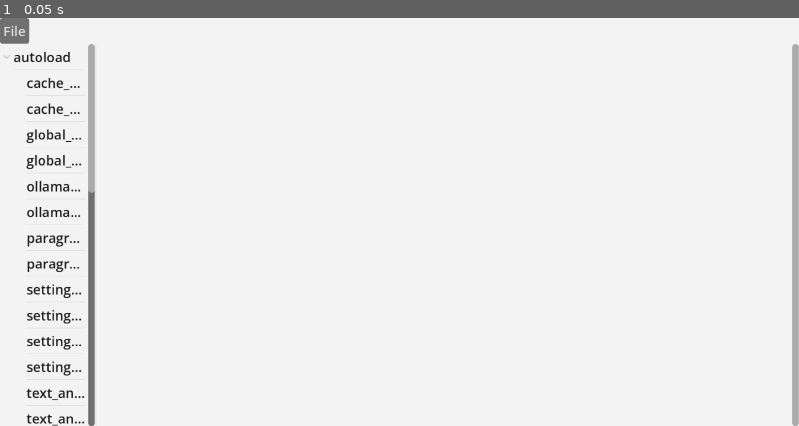
Above: before the commit, frame 1.
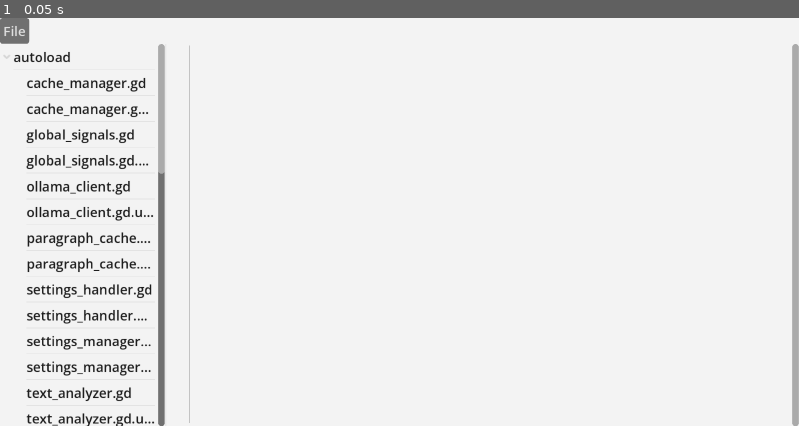
Above: after the commit, the same moment.

Repository: olafjanssen/snorfeld
Game: Godot game, scene res://scenes/editor.tscn
The game is run twice, just before and just after one commit, with the same random seed, the same clock (stepped at 60 frames per second) and the same inputs.
Inputs:
- Up to frame 1 (0.05 s): no input

The runs differ from the first frame. In frame 1, 3.2% of the frame differs, in the area x 8-24%, y 6-100%.

Commit message:
Add code highlighting for dialogue markdown

Diff:
--- /dev/null
+++ b/scenes/code_edit.gd
@@ -0,0 +1,12 @@
+extends CodeEdit
+
+func _ready():
+	var highlighter = load("res://scripts/markdown_highlighter.gd").new()
+	syntax_highlighter = highlighter
+
+	GlobalSignals.file_selected.connect(_on_file_selected)
+
+func _on_file_selected(path: String):
+	if FileAccess.file_exists(path):
+		var content: String = FileAccess.get_file_as_string(path)
+		set_text(content)
--- a/scenes/editor.tscn
+++ b/scenes/editor.tscn
@@ -5,6 +5,7 @@
 [ext_resource type="Script" uid="uid://b27fo8eesubll" path="res://scenes/file_menu.gd" id="2"]
 [ext_resource type="Script" uid="uid://cggewxv0plvcs" path="res://scenes/tree_script.gd" id="3"]
 [ext_resource type="Theme" uid="uid://o8gx2nmawf21" path="res://themes/light_theme.tres" id="4"]
+[ext_resource type="PackedScene" uid="uid://qmnxby366n74" path="res://scenes/text_editor.tscn" id="6_eqbpn"]
 
 [node name="Editor" type="Control" unique_id=1329163321]
 layout_mode = 3
@@ -40,17 +41,20 @@
 anchor_bottom = 1.0
 offset_top = 24.0
 theme = ExtResource("4")
-split_offsets = PackedInt32Array(116)
-split_offset = 116
+split_offsets = PackedInt32Array(10, 22)
+split_offset = 10
 
 [node name="FileBrowser" type="Tree" parent="HSplitContainer" unique_id=282338753]
+custom_minimum_size = Vector2(200, 0)
 layout_mode = 2
 size_flags_vertical = 3
 theme = ExtResource("4")
 hide_root = true
 script = ExtResource("3")
 
-[node name="MarkdownEditor" parent="HSplitContainer" unique_id=65735836 instance=ExtResource("0")]
+[node name="TextEditor" parent="HSplitContainer" unique_id=1652980615 instance=ExtResource("6_eqbpn")]
+custom_minimum_size = Vector2(400, 0)
 layout_mode = 2
-size_flags_horizontal = 3
-theme = ExtResource("4")
+
+[node name="MarkdownEditor" parent="HSplitContainer" unique_id=755770291 instance=ExtResource("0")]
+layout_mode = 2
--- /dev/null
+++ b/scenes/text_editor.tscn
@@ -0,0 +1,31 @@
+[gd_scene format=3 uid="uid://qmnxby366n74"]
+
+[ext_resource type="Script" uid="uid://bi62sfsesemnm" path="res://scenes/code_edit.gd" id="1_sdthn"]
+
+[node name="TextEditor" type="Control" unique_id=1652980615]
+layout_mode = 3
+anchors_preset = 15
+anchor_right = 1.0
+anchor_bottom = 1.0
+grow_horizontal = 2
+grow_vertical = 2
+
+[node name="MarginContainer" type="MarginContainer" parent="." unique_id=325234074]
+layout_mode = 1
+anchors_preset = 15
+anchor_right = 1.0
+anchor_bottom = 1.0
+grow_horizontal = 2
+grow_vertical = 2
+theme_override_constants/margin_left = 16
+
+[node name="CodeEdit" type="CodeEdit" parent="MarginContainer" unique_id=266735972]
+layout_mode = 2
+context_menu_enabled = false
+emoji_menu_enabled = false
+drag_and_drop_selection_enabled = false
+wrap_mode = 1
+scroll_past_end_of_file = true
+caret_blink = true
+line_length_guidelines = Array[int]([20])
+script = ExtResource("1_sdthn")
--- /dev/null
+++ b/scripts/markdown_highlighter.gd
@@ -0,0 +1,76 @@
+extends SyntaxHighlighter
+
+# Token types
+const TOKEN_NORMAL = 0
+const TOKEN_HEADER = 1
+const TOKEN_BOLD = 2
+const TOKEN_ITALIC = 3
+const TOKEN_DIALOG = 4
+
+# Colors for each token type
+const COLORS = {
+	TOKEN_NORMAL: Color("1e1e1e"),
+	TOKEN_HEADER: Color(0.13, 0.522, 0.724, 1.0),
+	TOKEN_BOLD: Color(0.0, 0.0, 0.0),
+	TOKEN_ITALIC: Color("1e1e1ec8"),
+	TOKEN_DIALOG: Color("1e1e1ec8")
+}
+
+func _get_token_color(index: int) -> Color:
+	return COLORS.get(index, Color(1, 1, 1))
+
+func _get_line_syntax_highlighting(line: int) -> Dictionary:
+	var text: String = get_text_edit().get_line(line)
+	var length : int = len(text)
+
+	var tokens = {}
+	var pos: int = 0
+	var in_bold: bool = false
+	var in_italic: bool = false
+	var in_dialog: bool = false
+
+	print("highlighting line ", line, ": ", text, ' - ', length)
+
+	while pos < length:
+		# Check for headers at start of line
+		if pos == 0:
+			for i in range(6, 0, -1):
+				if pos + i < length and text.substr(pos, i) == "#".repeat(i) and text[pos + i] == " ":
+					tokens[pos] = {"color": _get_token_color(TOKEN_HEADER)}
+					pos += i + 1
+					break
+
+		# Check for bold
+		if pos + 1 < length and text.substr(pos, 2) == "**":
+			in_bold = !in_bold
+			if in_bold:
+				tokens[pos] = {"color": _get_token_color(TOKEN_BOLD)}
+			else:
+				tokens[pos] = {"color": _get_token_color(TOKEN_NORMAL)}
+			pos += 2
+			continue
+
+		# Check for italic
+		if text[pos] == "*" or text[pos] == "_":
+			in_italic = !in_italic
+			if in_italic:
+				tokens[pos] = {"color": _get_token_color(TOKEN_ITALIC)}
+			else:
+				tokens[pos] = {"color": _get_token_color(TOKEN_NORMAL)}
+			pos += 1
+			continue
+
+		# Check for dialog
+		if text[pos] == "\"":
+			in_dialog = !in_dialog
+			if in_dialog:
+				tokens[pos+1] = {"color": _get_token_color(TOKEN_DIALOG)}
+			else:
+				tokens[pos-1] = {"color": _get_token_color(TOKEN_NORMAL)}
+			pos += 1
+			continue
+
+		pos += 1
+
+	print(tokens)
+	return tokens
--- a/themes/light_theme.tres
+++ b/themes/light_theme.tres
@@ -1,4 +1,6 @@
 [gd_resource type="Theme" format=3 uid="uid://o8gx2nmawf21"]
+
+[sub_resource type="StyleBoxEmpty" id="StyleBoxEmpty_7tebe"]
 
 [sub_resource type="StyleBoxFlat" id="StyleBoxFlat_7tebe"]
 bg_color = Color(0.9529412, 0.9529412, 0.9529412, 1)
@@ -18,6 +20,12 @@
 bg_color = Color(0.6784314, 0.8392157, 1, 1)
 
 [resource]
+CodeEdit/colors/background_color = Color(0.9529412, 0.9529412, 0.9529412, 1)
+CodeEdit/colors/caret_color = Color(0.11764706, 0.11764706, 0.11764706, 1)
+CodeEdit/colors/font_color = Color(0.11764706, 0.11764706, 0.11764706, 1)
+CodeEdit/colors/selection_color = Color(0.6784314, 0.8392157, 1, 1)
+CodeEdit/constants/wrap_offset = 0
+CodeEdit/styles/focus = SubResource("StyleBoxEmpty_7tebe")
 Panel/styles/panel = SubResource("StyleBoxFlat_7tebe")
 RichTextLabel/colors/default_color = Color(0.11764706, 0.11764706, 0.11764706, 1)
 RichTextLabel/constants/line_separation = 0
Not shown, added: scenes/code_edit.gd.uid
Not shown, added: scripts/markdown_highlighter.gd.uid
